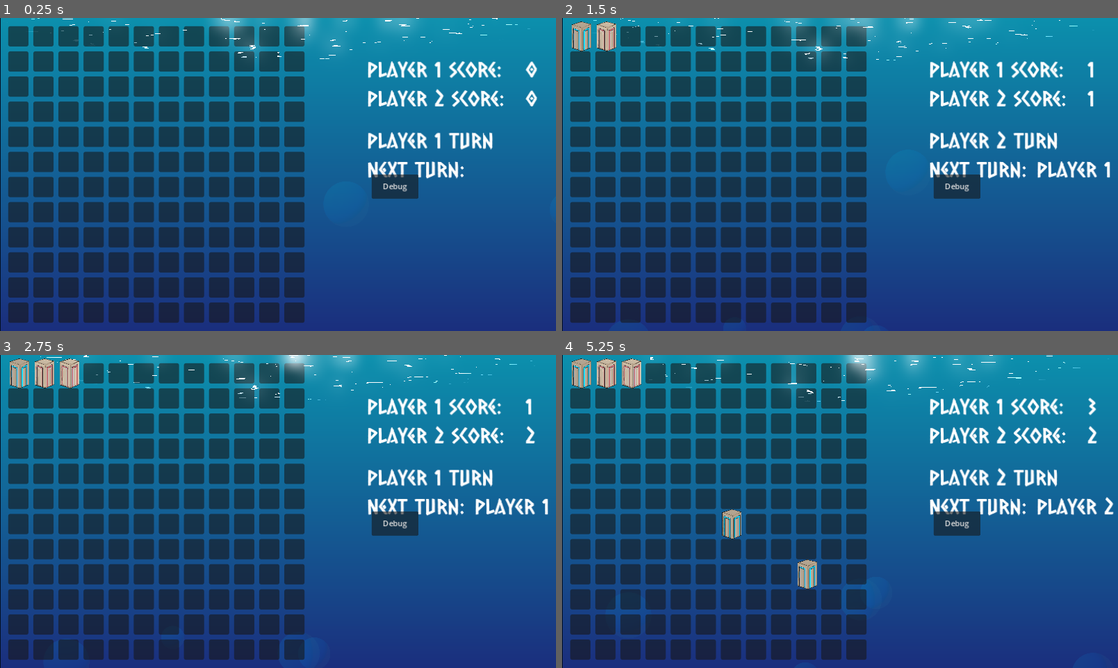
Above: before the commit, frames 1-4 (two rows, left to right).
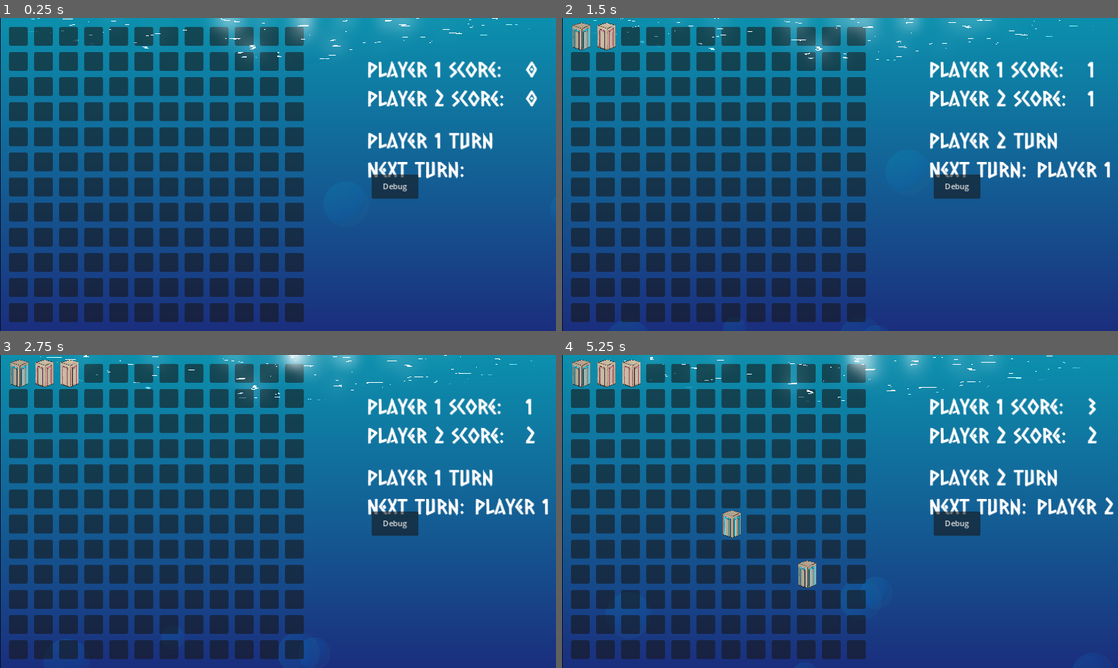
Above: after the commit, the same moments.

Repository: BeadsInCheese/CellularBubbleState
Game: Godot game, scene res://MainGame.tscn
Two runs of this game, one before a commit and one after it. Both use one fixed random seed, a clock stepped at 60 frames per second and the inputs below. This scene is started directly instead of the project's main scene.
Inputs (mouse positions are in pixels of both pictures, inside the frame that each line leads up to):
- Up to frame 1 (0.25 s): no input
- Up to frame 2 (1.5 s): click (578, 36) at 0.52 s; click (606, 36) at 1.27 s
- Up to frame 3 (2.75 s): click (66, 373) at 2.02 s
- Up to frame 4 (5.25 s): move the mouse to (962, 495) at 2.77 s; hold M 2.78-3.5 s; click (962, 495) at 2.92 s; drag from (728, 527) to (812, 574) at 3.52 s; move the mouse to (895, 442) at 4.27 s; hold M 4.28-5 s; click (895, 442) at 4.42 s; drag from (812, 574) to (673, 464) at 5.02 s

The runs differ from the first frame. In frame 1, 5.6% of the frame differs, in the area x 1-55%, y 2-98%; in frame 2, 5.9%; in frame 3, 6.0%; in frame 4, 6.2%, in the area x 1-55%, y 1-98%.

Commit message:
Change tile scale from 1.4 to 1.3 and add 0.02

Diff:
--- a/gamejam2025/Bubble.tscn
+++ b/gamejam2025/Bubble.tscn
@@ -19,7 +19,7 @@
 height = 34
 
 [node name="Bubble" type="Node2D"]
-scale = Vector2(1.4, 1.4)
+scale = Vector2(1.3, 1.3)
 script = ExtResource("1_k25p1")
 
 [node name="Button" type="Button" parent="."]
--- a/gamejam2025/Grid.gd
+++ b/gamejam2025/Grid.gd
@@ -40,6 +40,7 @@
 	if(turnOrder[currentTurn]==Players.AUTOMATA):
 		automata_step()
 		changeTurn()
+
 	updateScore()
 	gui.updateSidebar(currentTurn,player1Score,player2Score)
 
@@ -84,6 +85,7 @@
 		var newTile = tempGrid[i]
 
 		if currentTile != newTile:
+			await get_tree().create_timer(0.02).timeout
 			gridList[i].setTileType(newTile)
 
 # Called every frame. 'delta' is the elapsed time since the previous frame.
